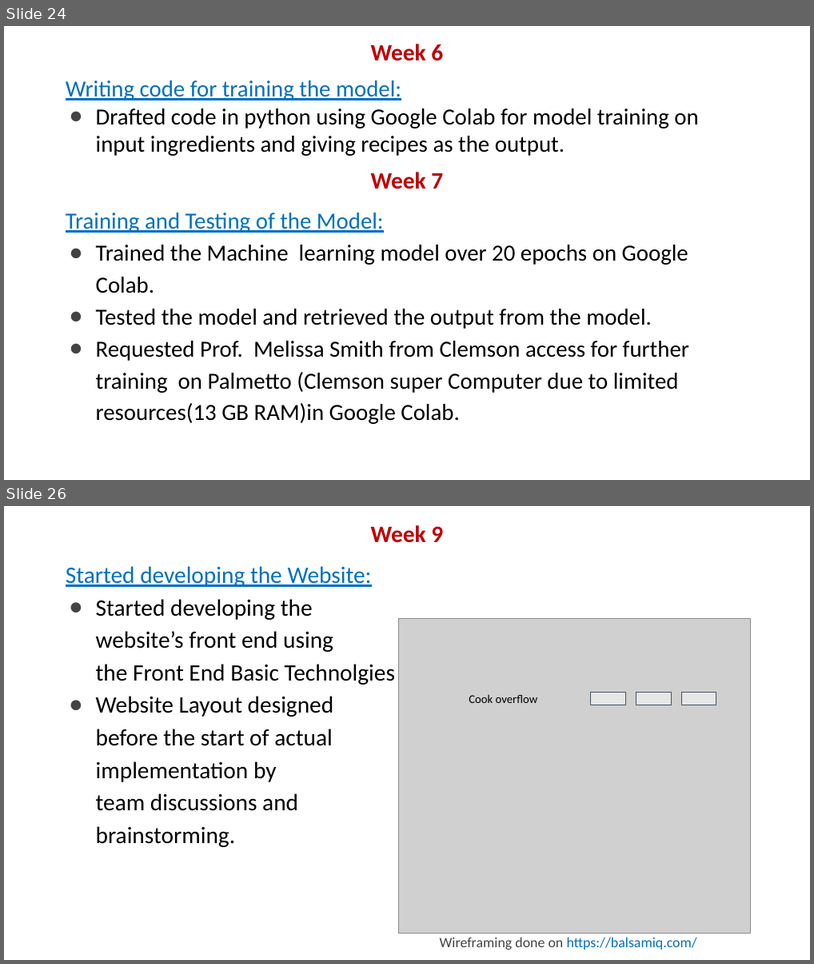
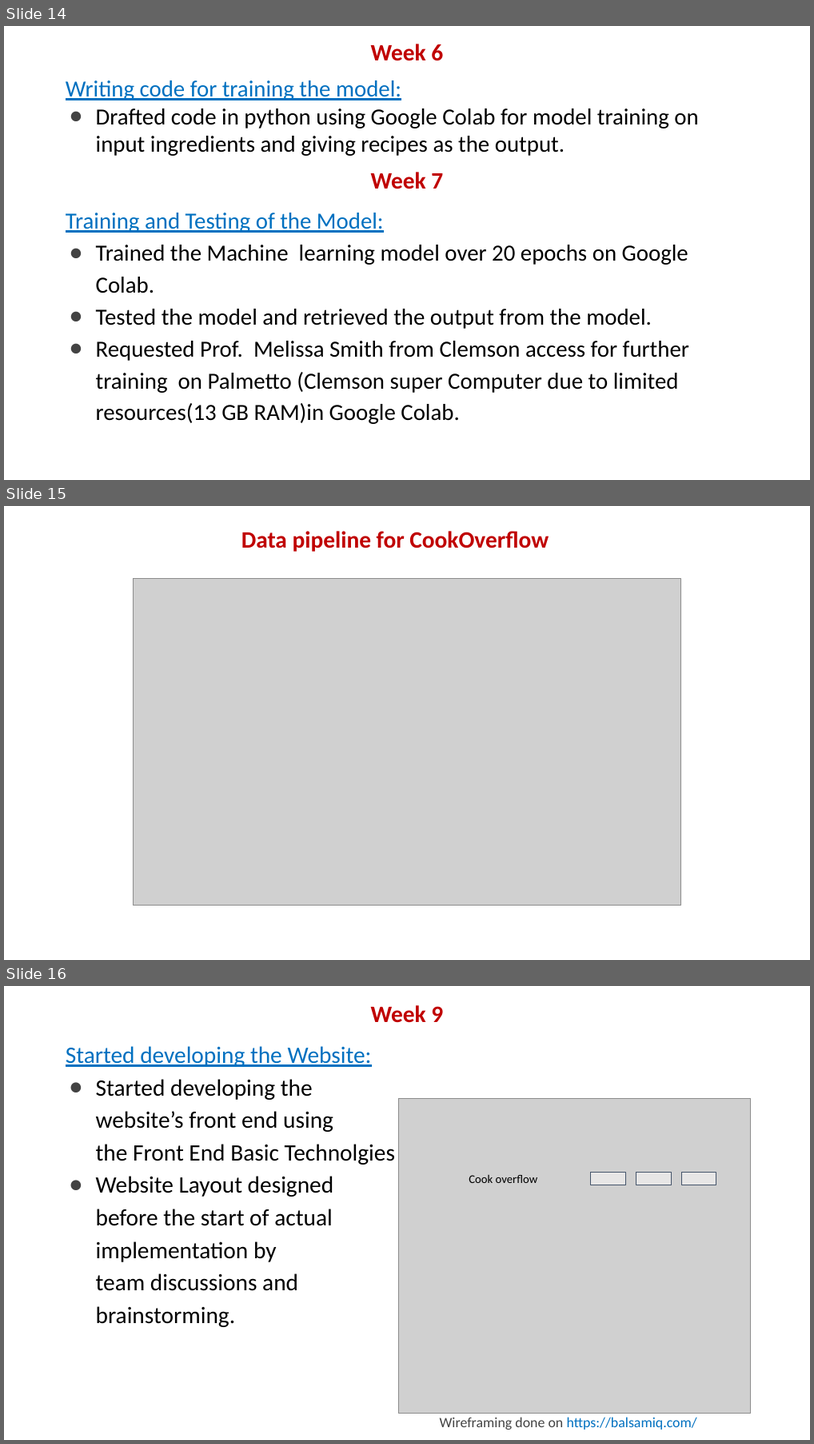
Before and after one commit to ahmaddroobi99/seniorGraduationProject2022_cookOverflow, a slide deck: Documentation/Presentation/cookOverflowPresentation.pptx. Shown one above the other, each under a label of ours: slides 24 and 26 before the commit, slides 14, 15 and 16 after it; the slides between them are not shown. The pictures are 814x964 and 814x1444 pixels, drawn with LibreOffice and Linux fonts; fonts in the diff are those of the drawing; grey boxes stand for pictures. Boxes give left, top, right and bottom in pixels: in the first picture for what was removed or moved away, otherwise in the second. Text is boxed around its words. In the diff, an @@ line names an element or a change of style, - is before the commit and + after.

```diff
--- a/Documentation/Presentation/cookOverflowPresentation.pptx
+++ b/Documentation/Presentation/cookOverflowPresentation.pptx
@@ slide 15 added at box(4, 506, 810, 960), background #FFFFFF @@
@@ text added at box(242, 531, 549, 552), 28 pt, text #C00000, bold @@
+Data pipeline for CookOverflow
@@ picture added at box(134, 579, 682, 905) @@
@@ what was slide 24 is now slide 14 @@
@@ what was slide 26 is now slide 16 @@
```
Also in this commit, not shown: 4 slides changed, 11 slides removed, 23 other files.
